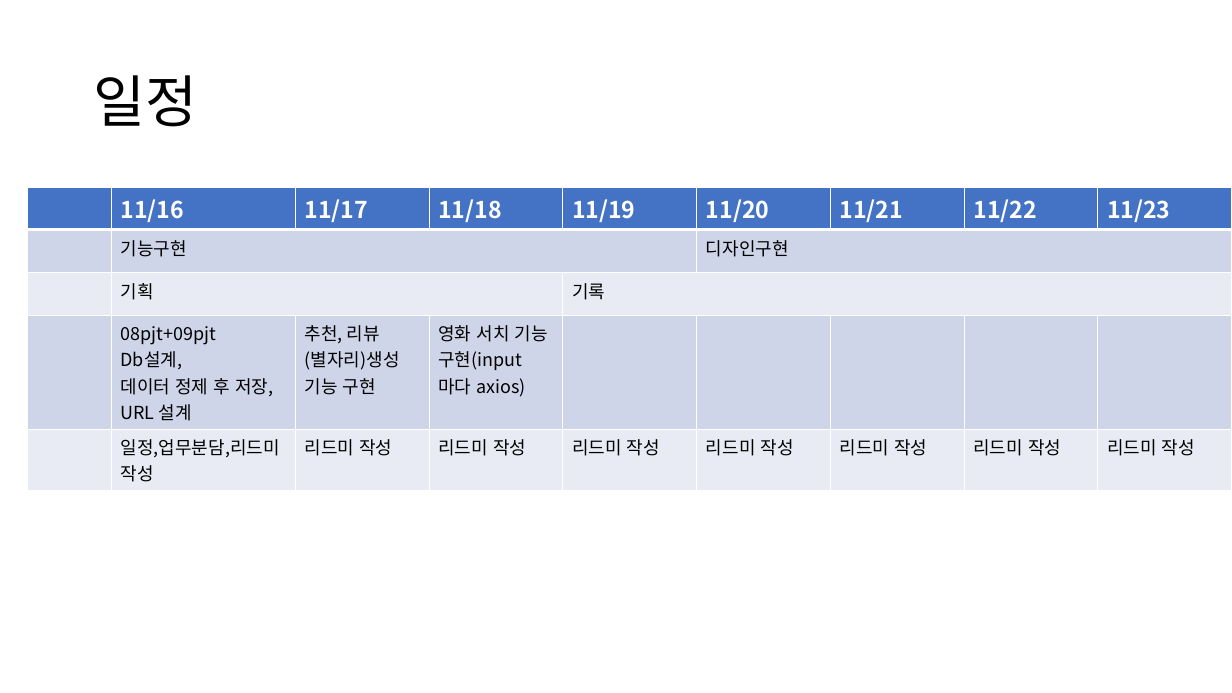
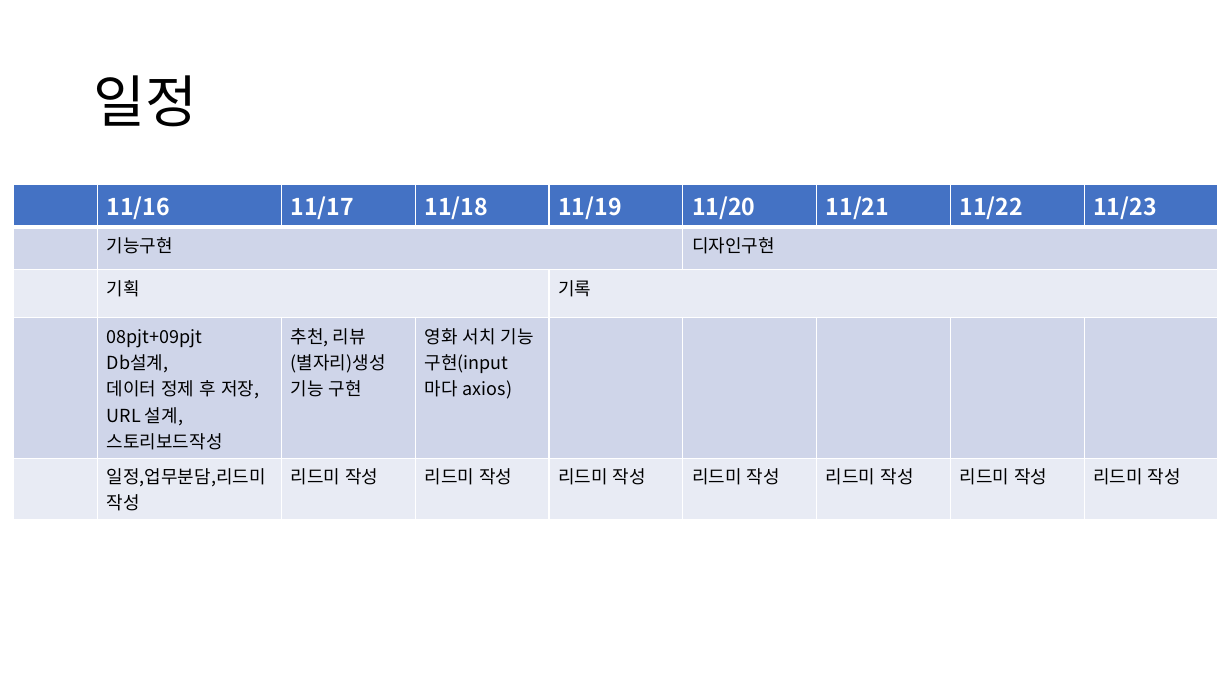
Before and after one commit to Whitepaperone/MovieConstellation, a slide deck: slide 4 of readme.pptx. Drawn at 1232x693 pixels with LibreOffice and Linux fonts; fonts in the diff are those of the drawing. Boxes give left, top, right and bottom in pixels: in the first picture for what was removed or moved away, otherwise in the second. Text is boxed around its words. In the diff, an @@ line names an element or a change of style, - is before the commit and + after.

```diff
--- a/readme.pptx
+++ b/readme.pptx
@@ table at (14,184,1219,515) @@
-row 4, column 2: 08pjt+09pjt / Db설계, / 데이터 정제 후 저장, / URL 설계
+row 4, column 2: 08pjt+09pjt / Db설계, / 데이터 정제 후 저장, / URL 설계, / 스토리보드작성
@@ table: place and size @@
-table at (28,187,1232,486)
+table at (14,184,1219,515)
```
Also in this commit, not shown: 3 other slides changed, 4 slides added, 4 other files.
